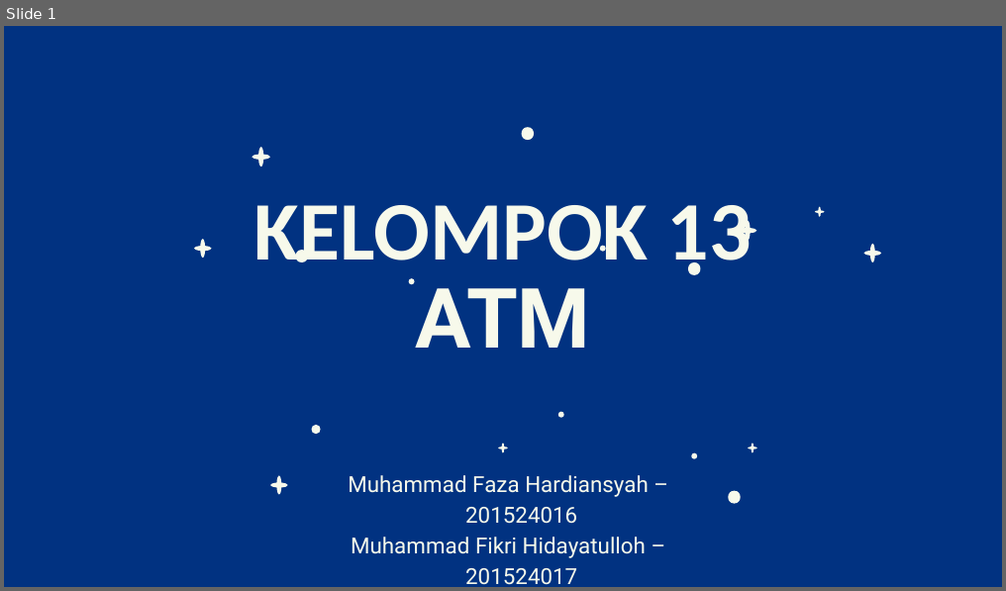
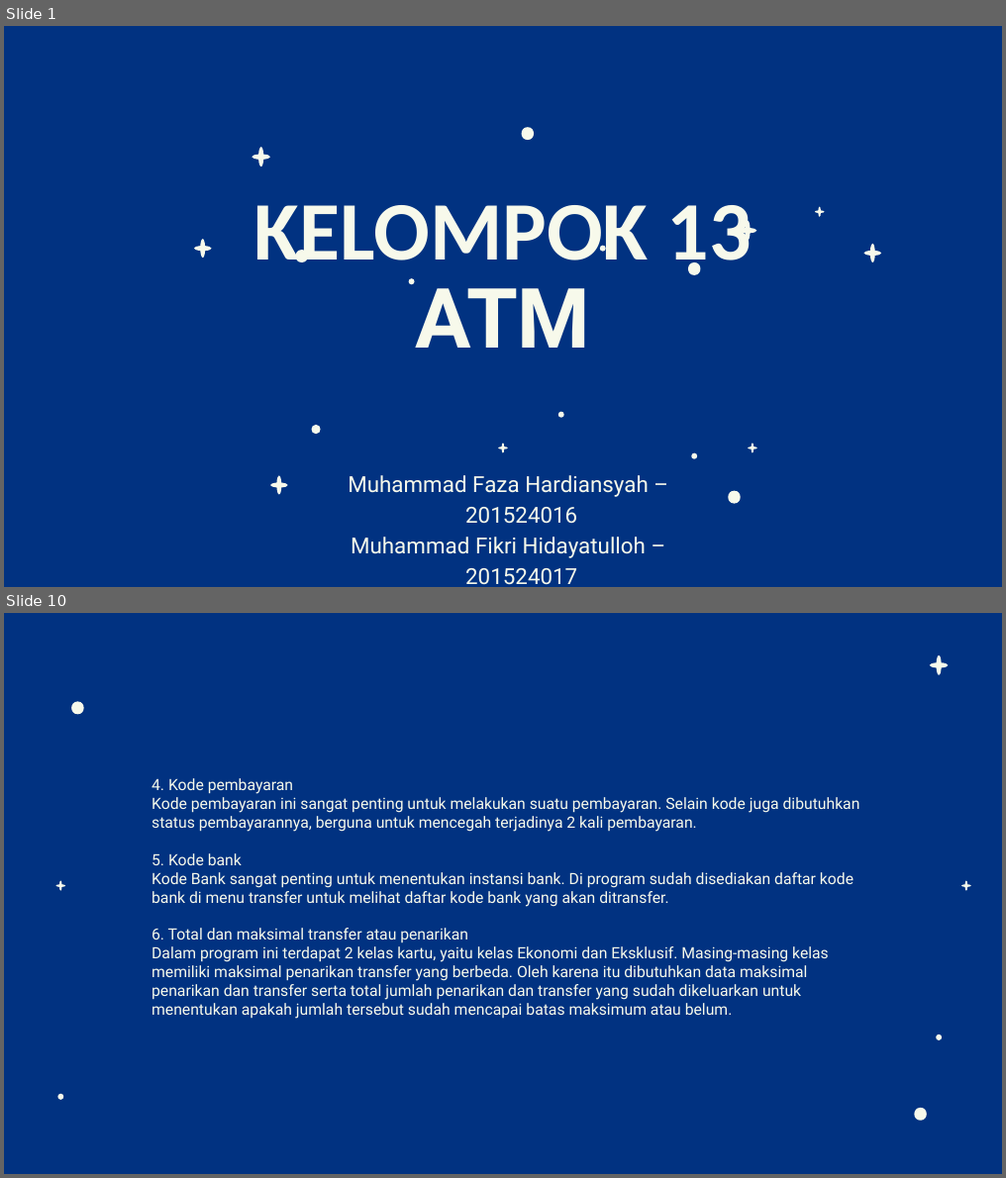
Before and after one commit to fikrihidayatulloh16/Tubesatm13, a slide deck: PPT KELOMPOK 13 ATM.pptx. Shown one above the other, each under a label of ours: slide 1 before the commit, slides 1 and 10 after it; the slides between them are not shown. The pictures are 1006x591 and 1006x1178 pixels, drawn with LibreOffice and Linux fonts; fonts in the diff are those of the drawing. Boxes give left, top, right and bottom in pixels: in the first picture for what was removed or moved away, otherwise in the second. Text is boxed around its words. In the diff, an @@ line names an element or a change of style, - is before the commit and + after.

```diff
--- a/PPT KELOMPOK 13 ATM.pptx
+++ b/PPT KELOMPOK 13 ATM.pptx
@@ slide 10 added at <box>4,613,1002,1174</box>, background #013281 @@
@@ freeform shape added at <box>930,656,948,675</box>, fill #F7F9EB @@
@@ freeform shape added at <box>69,701,85,714</box>, fill #F7F9EB @@
@@ text added at <box>152,778,860,1019</box>, 15 pt, text #F7F9EB @@
+4. Kode pembayaran
+Kode pembayaran ini sangat penting untuk melakukan suatu pembayaran. Selain kode juga dibutuhkan status pembayarannya, berguna untuk mencegah terjadinya 2 kali pembayaran.
+5. Kode bank
+Kode Bank sangat penting untuk menentukan instansi bank. Di program sudah disediakan daftar kode bank di menu transfer untuk melihat daftar kode bank yang akan ditransfer.
+6. Total dan maksimal transfer atau penarikan
+Dalam program ini terdapat 2 kelas kartu, yaitu kelas Ekonomi dan Eksklusif. Masing-masing kelas memiliki maksimal penarikan transfer yang berbeda. Oleh karena itu dibutuhkan data maksimal penarikan dan transfer serta total jumlah penarikan dan transfer yang sudah dikeluarkan untuk menentukan apakah jumlah tersebut sudah mencapai batas maksimum atau belum.
@@ freeform shape added at <box>55,881,65,891</box>, fill #F7F9EB @@
@@ freeform shape added at <box>961,881,971,891</box>, fill #F7F9EB @@
@@ freeform shape added at <box>936,1035,943,1041</box>, fill #F7F9EB @@
@@ freeform shape added at <box>57,1094,64,1100</box>, fill #F7F9EB @@
@@ freeform shape added at <box>912,1108,929,1121</box>, fill #F7F9EB @@
```
Also in this commit, not shown: 4 slides changed, 8 other slides added, 1 other file.
